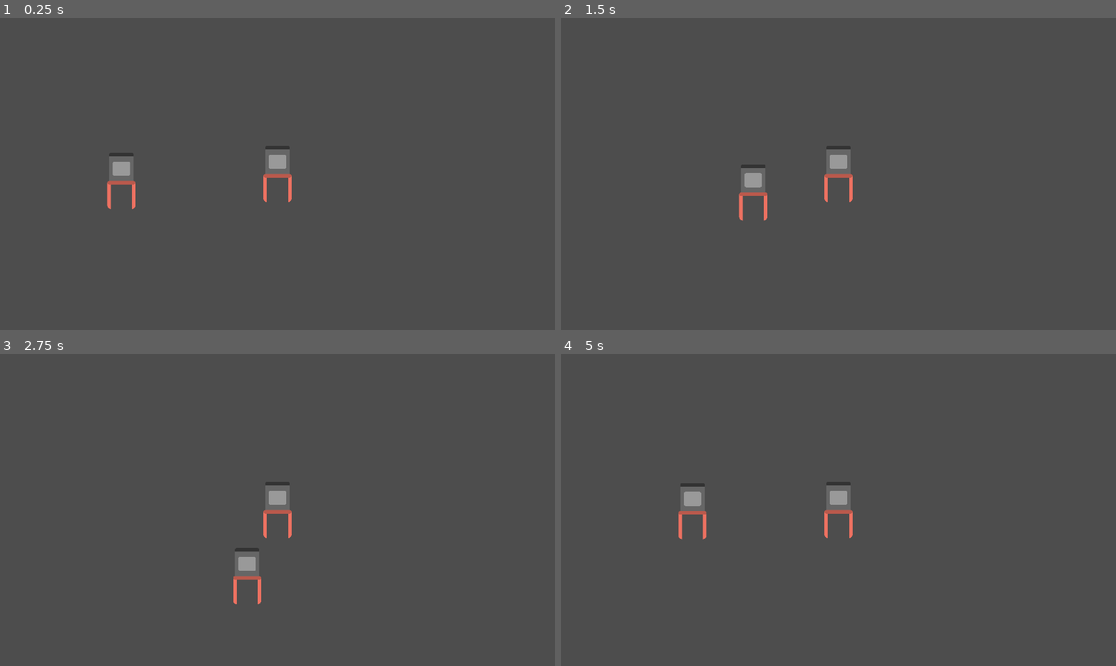
Above: before the commit, frames 1-4 (two rows, left to right).
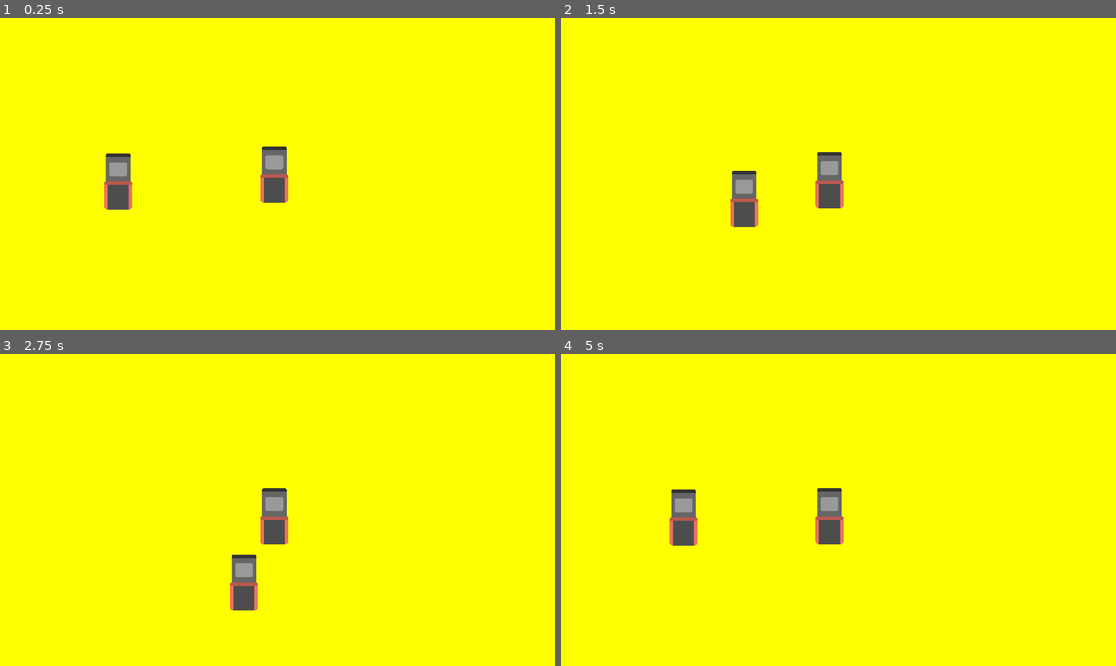
Above: after the commit, the same moments.

Repository: RoboFox031/BlazeShift
Game: Godot game, scene res://Scenes/Testing/testing_racetrack.tscn
Two runs of this game, one before a commit and one after it. Both use one fixed random seed, a clock stepped at 60 frames per second and the inputs below. Before the commit the project starts from res://Scenes/Testing/testing_split_screen.tscn.
Inputs:
- Up to frame 1 (0.25 s): no input
- Up to frame 2 (1.5 s): tap Enter at 0.5 s; hold D (p1_right) 0.53-1.28 s; tap Down (p2_down) at 0.6 s; hold S (p1_down) from 1.28 s (still down); tap Left (p2_left) at 1.35 s
- Up to frame 3 (2.75 s): release S (p1_down) at 2.03 s; hold D (p1_right) from 2.03 s (still down); tap Right (p2_right) at 2.1 s
- Up to frame 4 (5 s): release D (p1_right) at 2.78 s; hold W (p1_up) 2.78-3.53 s; tap Up (p2_up) at 2.85 s; hold A (p1_left) from 3.53 s (still down); tap Down (p2_down) at 3.6 s; tap Left (p2_left) at 4.35 s

The runs differ from the first frame. In frame 1, 99% of the frame differs, in the area x 0-100%, y 0-100%; in frame 2, 99%; in frame 3, 99%; in frame 4, 99%.

Commit message:
Started working on viewports

Diff:
--- /dev/null
+++ b/Scenes/Testing/testing_racetrack.tscn
@@ -0,0 +1,17 @@
+[gd_scene load_steps=3 format=3 uid="uid://nfl1mxr08c1x"]
+
+[ext_resource type="PackedScene" uid="uid://dfu3xceea3ijv" path="res://Scenes/Testing/screen_player_1.tscn" id="1_8rmcp"]
+[ext_resource type="PackedScene" uid="uid://dhp7lhyktygkm" path="res://Scenes/Testing/screen_player_2.tscn" id="2_7anu0"]
+
+[node name="RaceTrackTesting" type="Node2D"]
+
+[node name="ColorRect" type="ColorRect" parent="."]
+offset_right = 1944.0
+offset_bottom = 1096.0
+color = Color(1, 1, 0, 1)
+
+[node name="ScreenPlayer1" parent="." instance=ExtResource("1_8rmcp")]
+position = Vector2(409, 566)
+
+[node name="ScreenPlayer2" parent="." instance=ExtResource("2_7anu0")]
+position = Vector2(949, 542)
--- a/Scenes/Testing/testing_split_screen.tscn
+++ /dev/null
@@ -1,14 +0,0 @@
-[gd_scene load_steps=3 format=3 uid="uid://nfl1mxr08c1x"]
-
-[ext_resource type="PackedScene" uid="uid://dfu3xceea3ijv" path="res://Scenes/Testing/screen_player_1.tscn" id="1_2yhu2"]
-[ext_resource type="PackedScene" uid="uid://dhp7lhyktygkm" path="res://Scenes/Testing/screen_player_2.tscn" id="2_f4w8g"]
-
-[node name="Testing SplitScreen" type="Node2D"]
-
-[node name="ScreenPlayer1" parent="." instance=ExtResource("1_2yhu2")]
-position = Vector2(409, 566)
-
-[node name="ScreenPlayer2" parent="." instance=ExtResource("2_f4w8g")]
-position = Vector2(949, 542)
-
-[node name="Camera2D" type="Camera2D" parent="ScreenPlayer2"]
--- a/project.godot
+++ b/project.godot
@@ -11,7 +11,7 @@
 [application]
 
 config/name="Blaze Shift"
-run/main_scene="res://Scenes/Testing/testing_split_screen.tscn"
+run/main_scene="res://Scenes/Testing/testing_racetrack.tscn"
 config/features=PackedStringArray("4.3", "GL Compatibility")
 config/icon="res://icon.svg"
 
